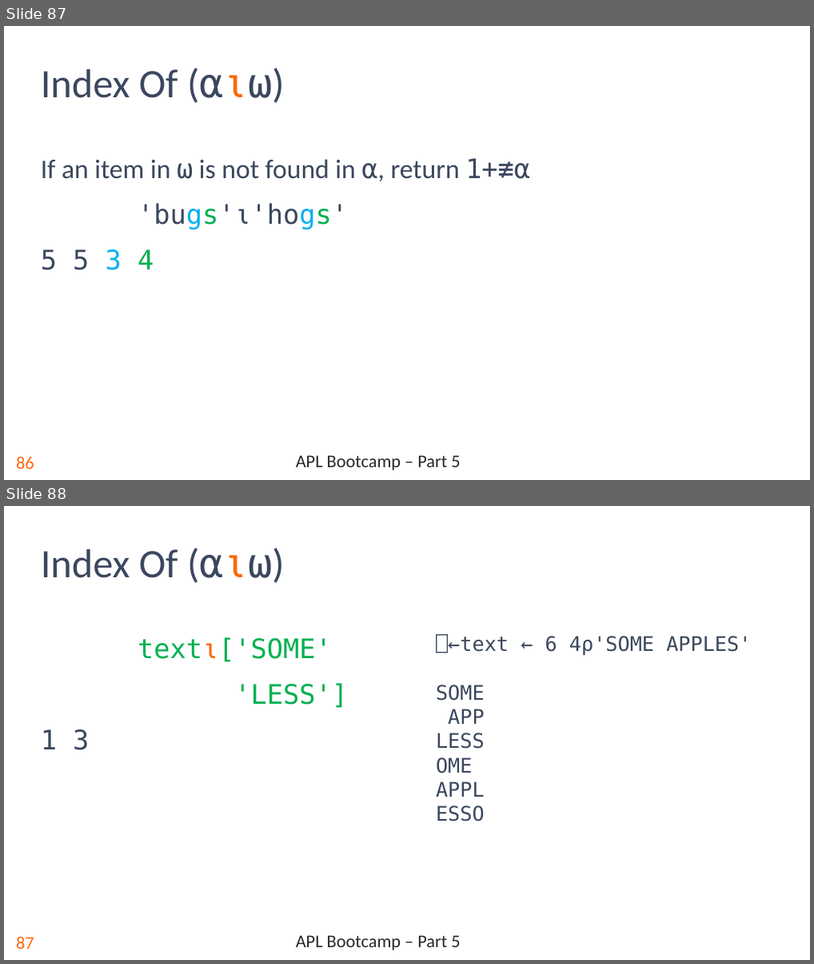
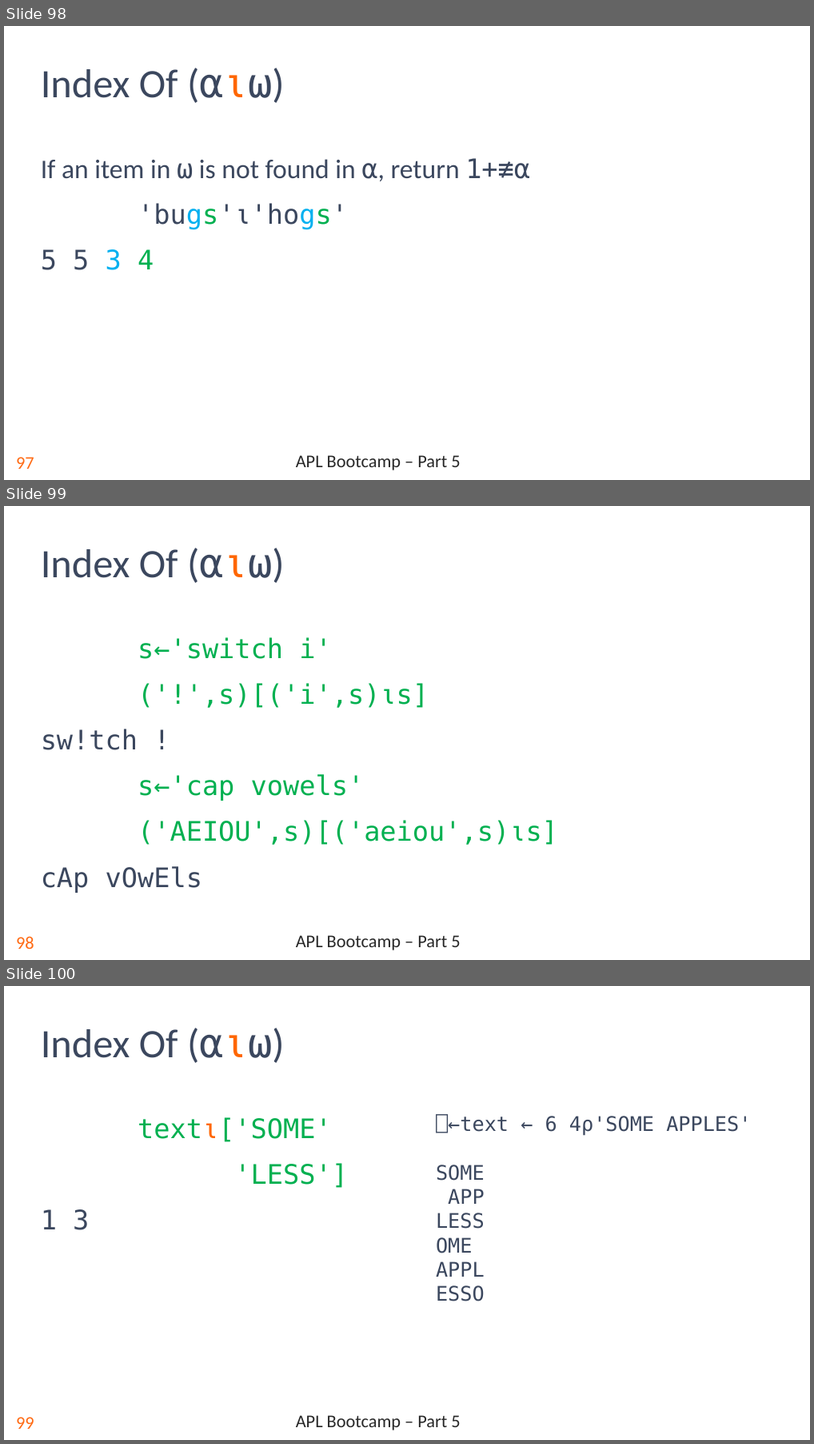
Before and after one commit to rikedyp/APLBootcamp, a slide deck: slides/APL_Bootcamp-part-5.pptx. Shown one above the other, each under a label of ours: slides 87 and 88 before the commit, slides 98, 99 and 100 after it. The pictures are 814x964 and 814x1444 pixels, drawn with LibreOffice and Linux fonts; fonts in the diff are those of the drawing; background and template pictures are left out. Boxes give left, top, right and bottom in pixels: in the first picture for what was removed or moved away, otherwise in the second. Text is boxed around its words. In the diff, an @@ line names an element or a change of style, - is before the commit and + after.

```diff
--- a/slides/APL_Bootcamp-part-5.pptx
+++ b/slides/APL_Bootcamp-part-5.pptx
@@ slide 99 added at box(4, 506, 810, 960), background #FFFFFF; not listed: 2 template elements that a slide beside it also shows @@
@@ title added at box(41, 549, 178, 578), 36 pt, text #3B475E @@
+Index Of (⍺⍳⍵)
@@ text added at box(41, 637, 558, 892), 24 pt, text #00B050 @@
+s←'switch i'
+('!',s)[('i',s)⍳s]
+sw!tch !
+s←'cap vowels'
+('AEIOU',s)[('aeiou',s)⍳s]
+cAp vOwEls
@@ what was slide 87 is now slide 98 @@
@@ page number at box(16, 456, 34, 468): text changed @@
-86
+97
@@ what was slide 88 is now slide 100 @@
@@ page number at box(16, 1416, 34, 1428): text changed @@
-87
+99
```
Also in this commit, not shown: 6 slides changed, 12 other slides added, 1 slide removed.
